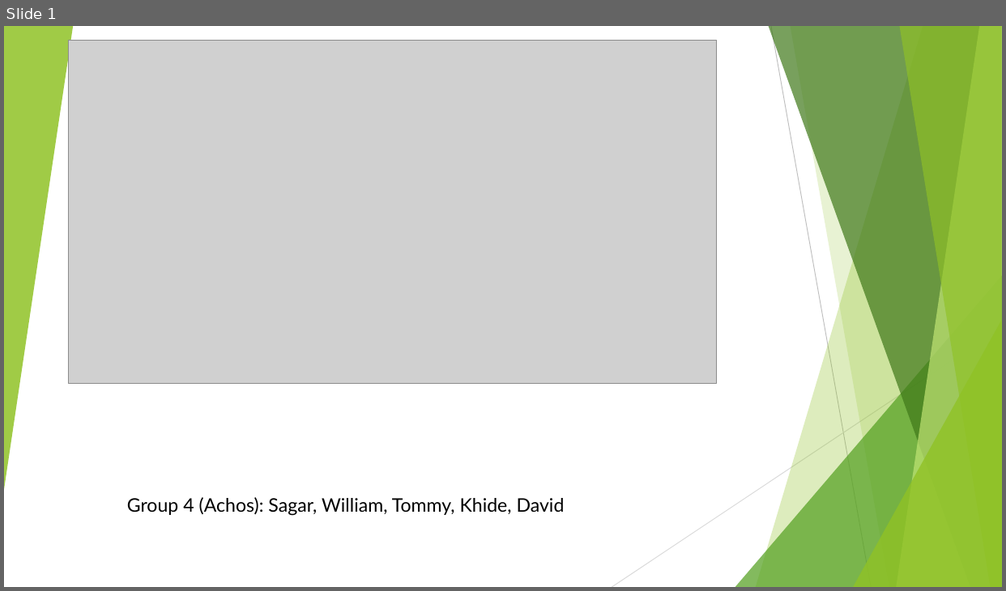
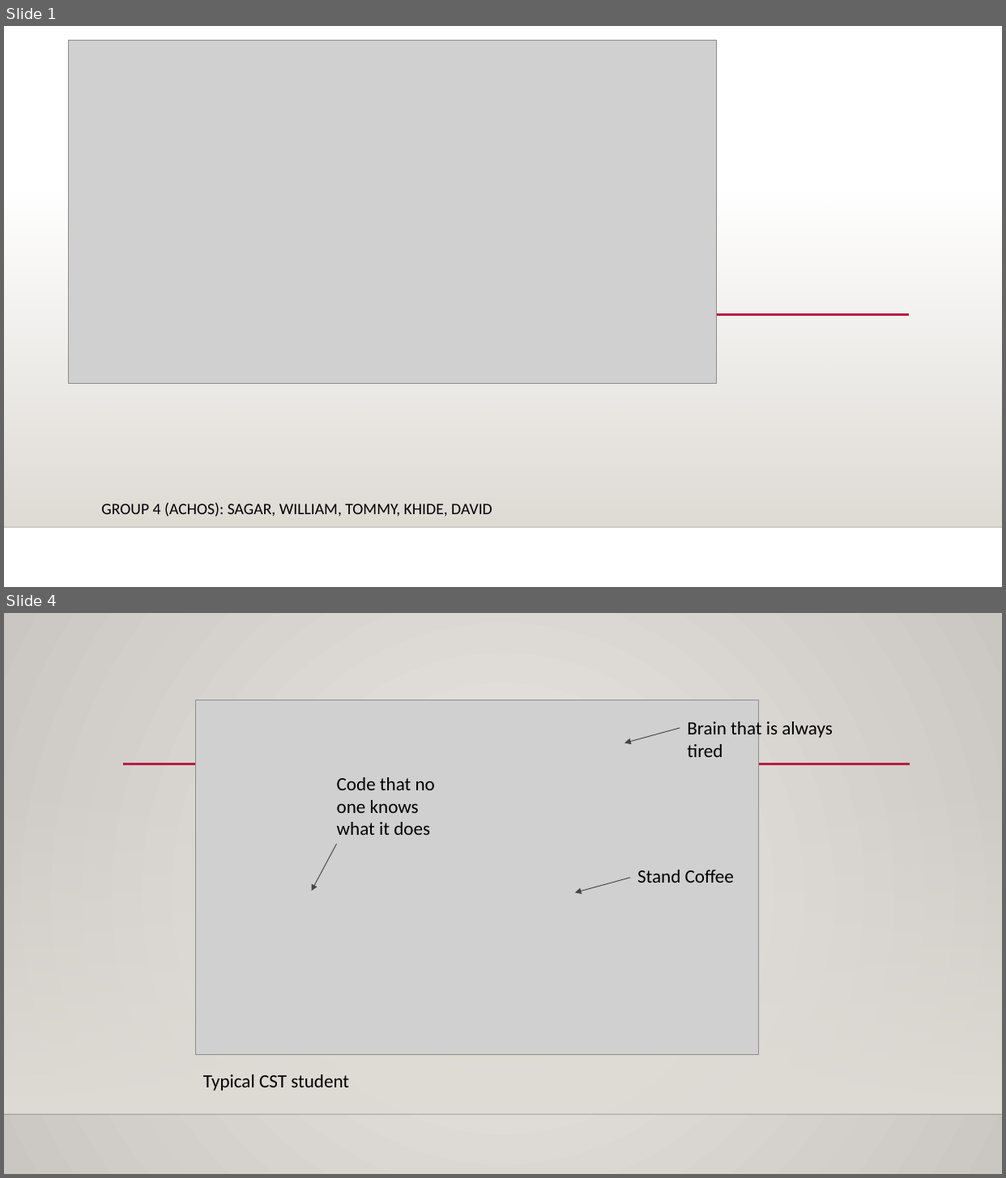
Before and after one commit to WilliamBCIT/project-group4, a slide deck: Week4FridayPresentation.pptx. Shown one above the other, each under a label of ours: slide 1 before the commit, slides 1 and 4 after it; the slides between them are not shown. The pictures are 1006x591 and 1006x1178 pixels, drawn with LibreOffice and Linux fonts; fonts in the diff are those of the drawing; grey boxes stand for pictures; background and template pictures are left out. Boxes give left, top, right and bottom in pixels: in the first picture for what was removed or moved away, otherwise in the second. Text is boxed around its words. In the diff, an @@ line names an element or a change of style, - is before the commit and + after.

```diff
--- a/Week4FridayPresentation.pptx
+++ b/Week4FridayPresentation.pptx
@@ slide 4 added at [4,613,1002,1174], background gradient #ECEAE7 to #CAC7C1; not listed: 2 template elements that a slide beside it also shows @@
@@ picture added at [196,700,759,1055] @@
@@ arrow added from (680, 728) to (624, 743), #454545 0.75 pt @@
@@ text added at [687,719,833,757], 18 pt, text #000000 @@
+Brain that is always tired
@@ line added from (123, 764) to (910, 764), #B71E42 2.5 pt @@
@@ text added at [337,777,435,835], 18 pt, text #000000 @@
+Code that no one knows what it does
@@ arrow added from (336, 845) to (312, 891), #454545 0.75 pt @@
@@ arrow added from (631, 878) to (575, 893), #454545 0.75 pt @@
@@ text added at [637,870,734,883], 18 pt, text #000000 @@
+Stand Coffee
@@ text added at [203,1075,349,1091], 18 pt, text #000000 @@
+Typical CST student
@@ slide 1 changed as well @@
@@ group removed at [4,26,1002,587]: 5 freeform shapes, 3 triangles, 2 lines @@
@@ rectangle added at [4,191,1002,527], fill gradient #DFDBD5 @@
@@ line added from (202, 315) to (909, 315), #B71E42 2.5 pt @@
@@ subtitle at [101,503,492,517]: text changed; size 18 to 15.3 pt; font Lato to Calibri @@
-Group 4 (Achos): Sagar, William, Tommy, Khide, David
+GROUP 4 (ACHOS): SAGAR, WILLIAM, TOMMY, KHIDE, DAVID
@@ line added from (4, 527) to (1002, 527), #000001 1 pt @@
```
Also in this commit, not shown: 2 other slides changed, 15 other slides added, 5 slides removed.
